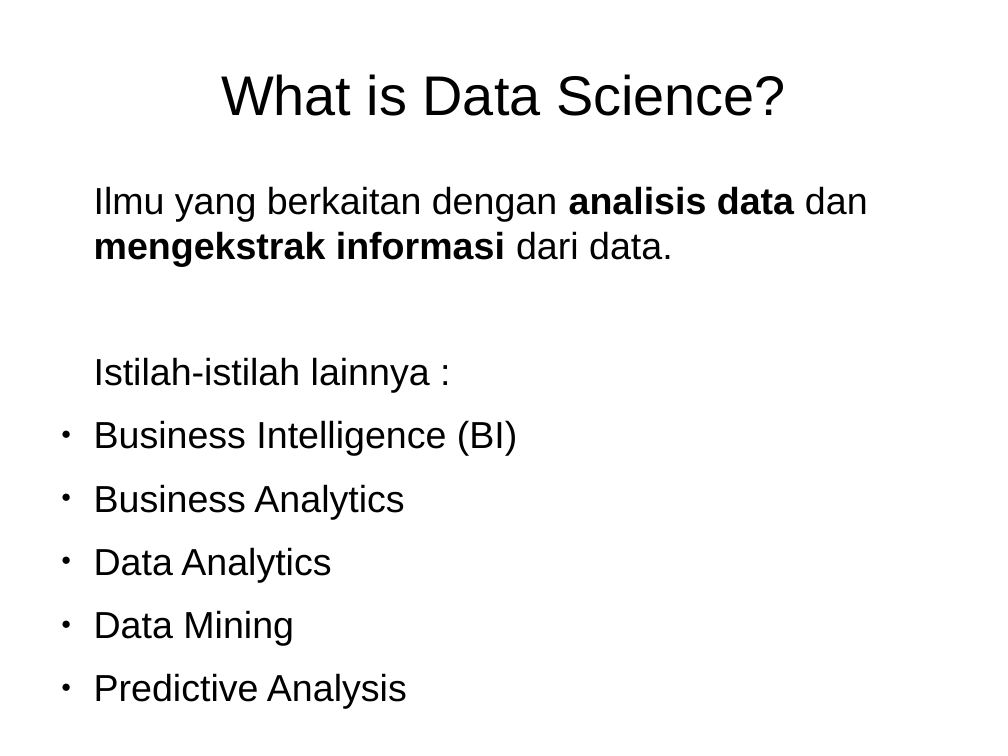
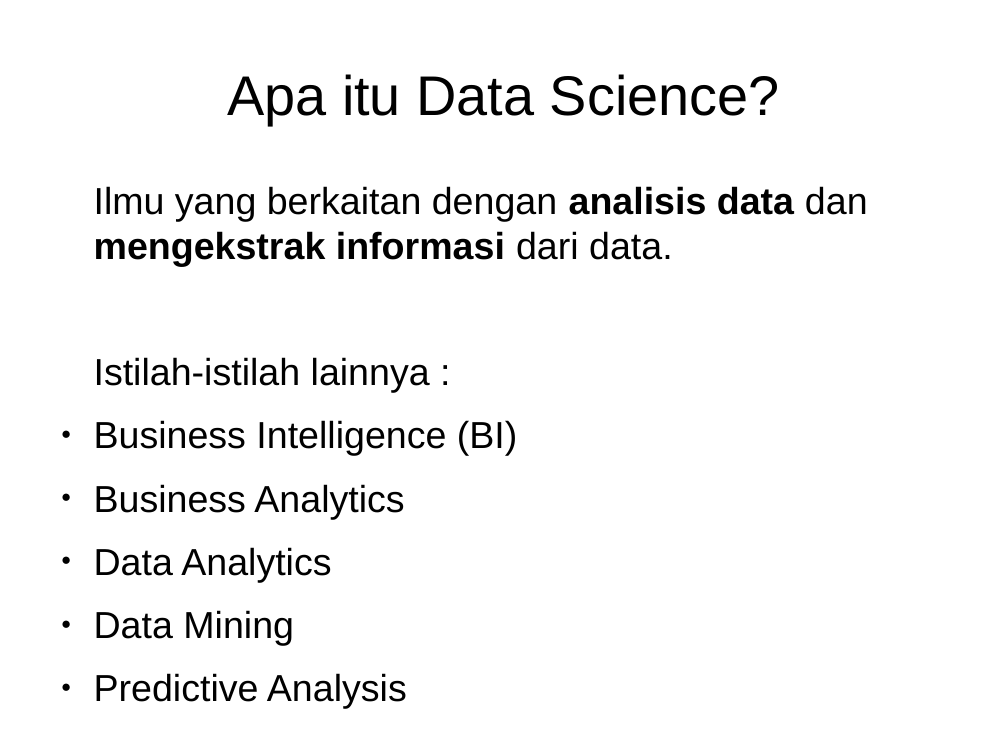
Before and after one commit to Arasy/SlidePythonDataScience, a slide deck: slide 7 of Ch0-Intro.odp (slide 4 before the commit). Drawn at 1008x756 pixels with LibreOffice and Linux fonts; fonts in the diff are those of the drawing. Boxes give left, top, right and bottom in pixels: in the first picture for what was removed or moved away, otherwise in the second. Text is boxed around its words. In the diff, an @@ line names an element or a change of style, - is before the commit and + after.

```diff
--- a/Ch0-Intro.odp
+++ b/Ch0-Intro.odp
@@ title at <box>227,74,780,125</box>: text changed @@
-What is Data Science?
+Apa itu Data Science?
```
Also in this commit, not shown: 1 other slide changed, 4 slides added, 1 slide removed.
